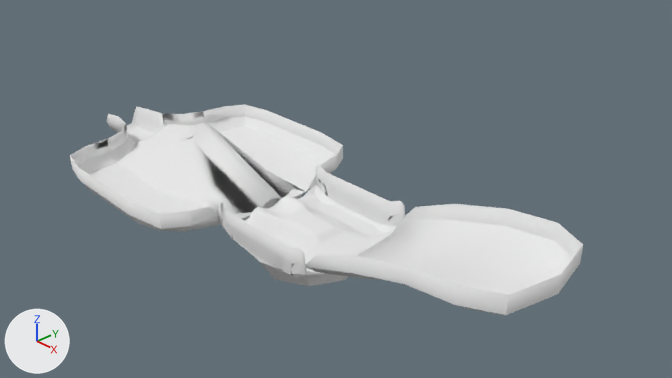
One commit to the Blender file Assets/prefabs/hole1.blend: the scene before it, then after it.
Rendered twice from the file's camera 'Camera'. The lights are fixed; the arrows at lower left show +X, +Y and +Z.
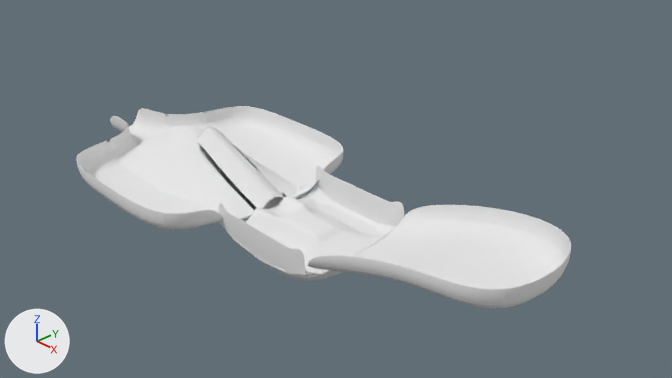
The change, as a list of edits to the scene's bpy script:
```text
Change me_cube:
    used by ob_cube; location = (0.0, 0.0, 0.0)
    remove me_cube.from_pydata(...)  # 1496 vertices, 1447 faces; spans x -5.98..4.19, y -1.99..2.01, z -1.0..0.88
    add me_cube.from_pydata(...)  # 1496 vertices, 1447 faces; spans x -5.88..4.15, y -1.99..2.01, z -1.0..0.88
    me_cube part 1: the loose piece of 37 vertices spanning x 1.0..4.19, y -0.99..1.01, z -0.32..0.88 is moved by (-0.05, 0.0, 0.0)
    me_cube part 2: 140 of the vertices in x -5.98..-1.0, y -1.99..2.01, z -0.37..0.62 are moved by (0.1, 0.0, 0.03)
Change ob_cube:
    add _m = ob_cube.modifiers.new('Subsurf', 'SUBSURF')
    add _m.levels = 3
```

What differs and where, as boxes [x1, y1, x2, y2] in the pictures (672 x 378 px; the box of a moved part takes in the faces that stretch with it):
'Cube', reshaped, modifiers changed: before [70, 104, 583, 315]; after [76, 106, 571, 309]
part 1 of me_cube, moved or reshaped: before [306, 204, 583, 315]; after [308, 205, 571, 309]
part 2 of me_cube, moved or reshaped: before [70, 104, 343, 232]; after [76, 106, 343, 230]
